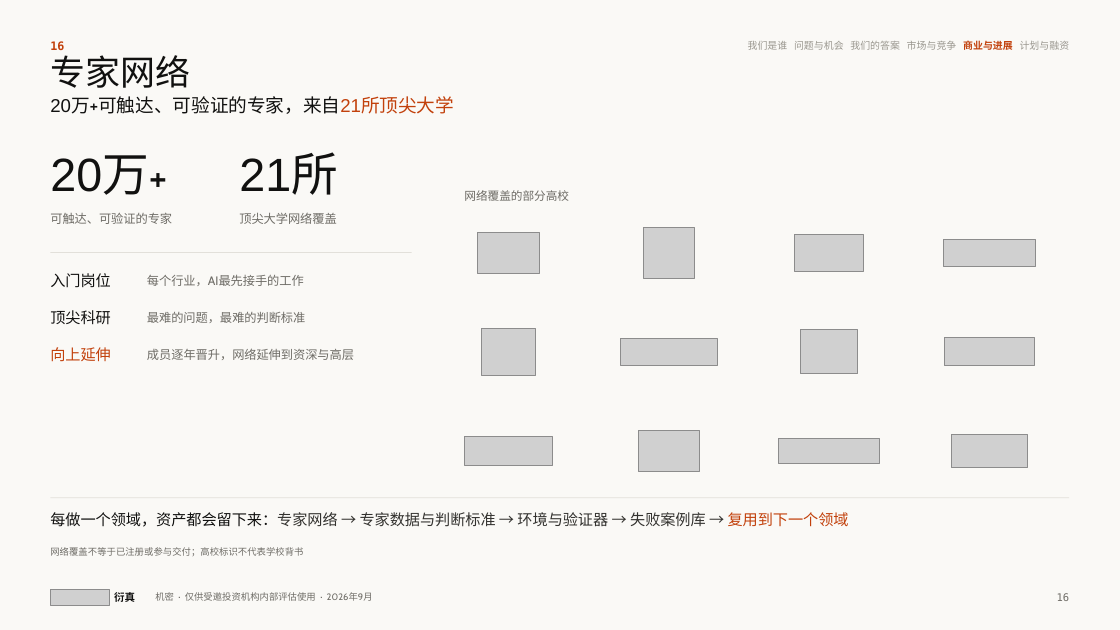
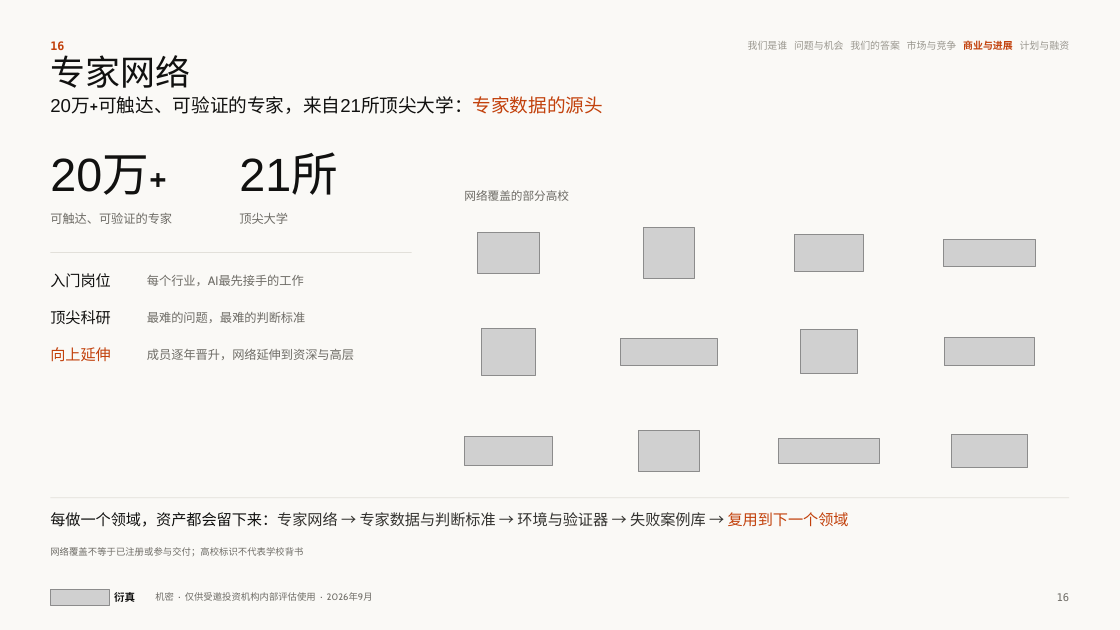
Before and after one commit to wangchen0802/Delta1, a slide deck: slide 16 of SimReal-BP-v27.pptx. Drawn at 1120x630 pixels with LibreOffice and Linux fonts; fonts in the diff are those of the drawing; grey boxes stand for pictures. Boxes give left, top, right and bottom in pixels: in the first picture for what was removed or moved away, otherwise in the second. Text is boxed around its words. In the diff, an @@ line names an element or a change of style, - is before the commit and + after.

```diff
--- a/SimReal-BP-v27.pptx
+++ b/SimReal-BP-v27.pptx
@@ text at [50,98,603,114]: text changed @@
-20万+可触达、可验证的专家，来自21所顶尖大学
+20万+可触达、可验证的专家，来自21所顶尖大学：专家数据的源头
@@ text at [239,213,288,224]: text changed @@
-顶尖大学网络覆盖
+顶尖大学
```
Also in this commit, not shown: 15 other slides changed, 3 other files.
